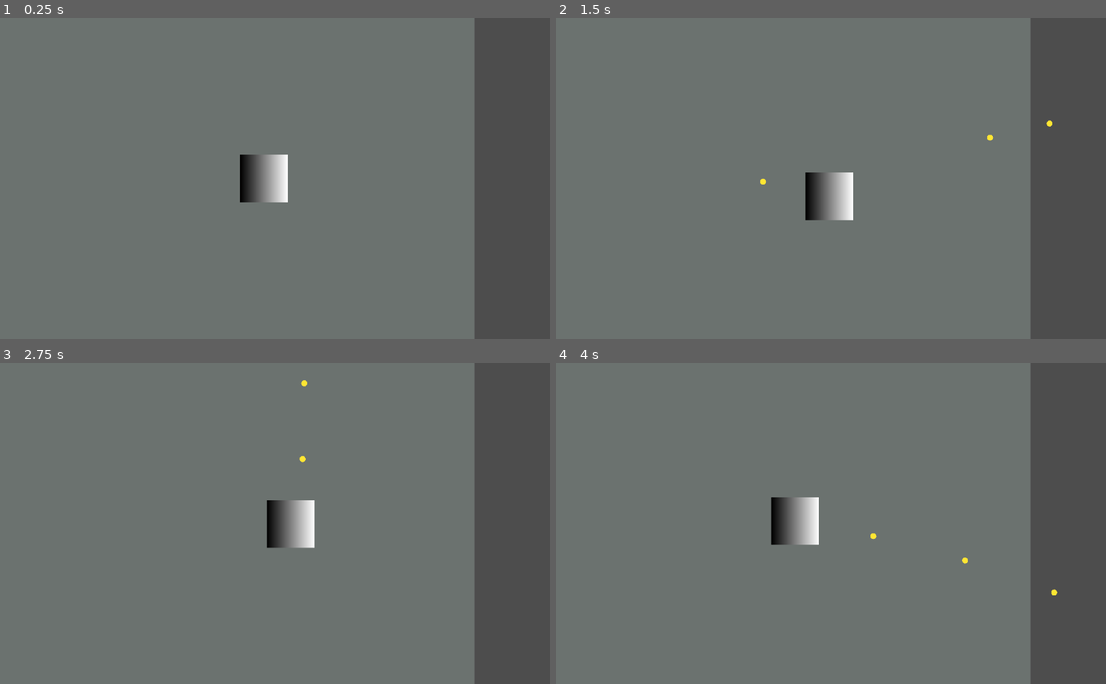
Above: before the commit, frames 1-4 (two rows, left to right).
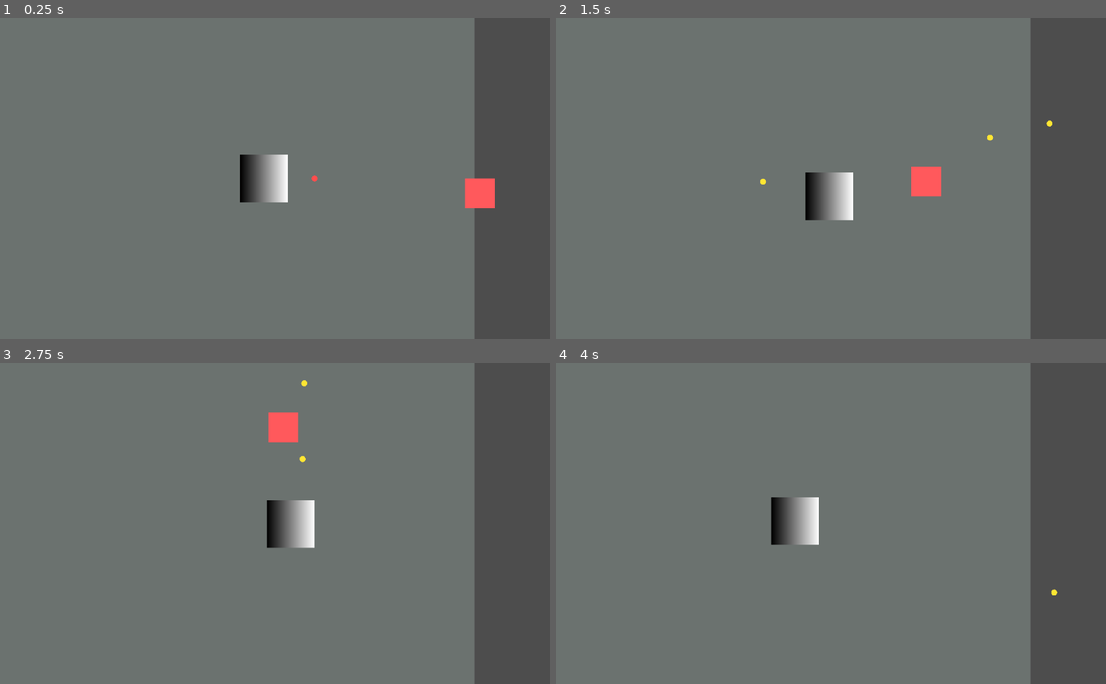
Above: after the commit, the same moments.

Repository: Kutsarskiy/oops-another-tramp
Game: Godot game, scene res://scenes/game.tscn
Two runs of this game, one before a commit and one after it. Both use one fixed random seed, a clock stepped at 60 frames per second and the inputs below.
Inputs (mouse positions are in pixels of both pictures, inside the frame that each line leads up to):
- Up to frame 1 (0.25 s): no input
- Up to frame 2 (1.5 s): move the mouse to (946, 162) at 0.52 s; press the mouse at (946, 162) at 0.53 s; hold Right (ui_right) 0.53-1.28 s; move the mouse to (704, 194) at 1.27 s; release the mouse at (704, 194) at 1.28 s; hold Down (ui_down) from 1.28 s (still down); click (704, 194) at 1.35 s
- Up to frame 3 (2.75 s): move the mouse to (319, 452) at 2.02 s; release Down (ui_down) at 2.03 s; press the mouse at (319, 452) at 2.03 s; hold Right (ui_right) from 2.03 s (still down)
- Up to frame 4 (4 s): move the mouse to (792, 587) at 2.77 s; release Right (ui_right) at 2.78 s; release the mouse at (792, 587) at 2.78 s; hold Up (ui_up) 2.78-3.53 s; click (792, 587) at 2.85 s; move the mouse to (990, 571) at 3.52 s; press the mouse at (990, 571) at 3.53 s; hold Left (ui_left) from 3.53 s (still down)

The runs differ from the first frame. In frame 1, 0.5% of the frame differs, in the area x 56-90%, y 48-60%; in frame 2, 0.5%; in frame 3, 0.5%; in frame 4, less than 0.1%.

Commit message:
Добавил стреляющих противников, урон и здоровье

Diff:
--- a/bullet.gd
+++ /dev/null
@@ -1,31 +0,0 @@
-extends Area2D
-
-@export var speed: float = 900.0
-@export var lifetime: float = 1.2
-@export var radius: float = 4.0
-@export var color: Color = Color(1, 0.9, 0.2)
-
-var direction: Vector2 = Vector2.RIGHT
-var _time_left: float
-
-func _ready() -> void:
-	_time_left = lifetime
-	body_entered.connect(_on_body_entered)
-	area_entered.connect(_on_area_entered)
-	queue_redraw()
-
-func _physics_process(delta: float) -> void:
-	global_position += direction * speed * delta
-
-	_time_left -= delta
-	if _time_left <= 0.0:
-		queue_free()
-
-func _draw() -> void:
-	draw_circle(Vector2.ZERO, radius, color)
-
-func _on_body_entered(_body: Node) -> void:
-	queue_free()
-
-func _on_area_entered(_area: Area2D) -> void:
-	queue_free()
--- /dev/null
+++ b/scenes/bullet.gd
@@ -0,0 +1,55 @@
+extends Area2D
+
+@export var speed: float = 900.0
+@export var lifetime: float = 1.2
+@export var radius: float = 4.0
+@export var color: Color = Color(1, 0.9, 0.2)
+
+@export var damage: int = 1
+@export var team: StringName = &"player" # "player" или "enemy"
+
+var direction: Vector2 = Vector2.RIGHT
+var _time_left: float
+
+func _ready() -> void:
+	_time_left = lifetime
+	body_entered.connect(_on_body_entered)
+	area_entered.connect(_on_area_entered)
+	queue_redraw()
+
+func _physics_process(delta: float) -> void:
+	global_position += direction * speed * delta
+
+	_time_left -= delta
+	if _time_left <= 0.0:
+		queue_free()
+
+func _draw() -> void:
+	draw_circle(Vector2.ZERO, radius, color)
+
+func _on_body_entered(body: Node) -> void:
+	# если вдруг столкнулось со "своими" — игнорим
+	if body.is_in_group(team):
+		return
+
+	if body.has_method("take_damage"):
+		body.call("take_damage", damage)
+
+	queue_free()
+
+func _on_area_entered(area: Area2D) -> void:
+	# обычно можно просто уничтожать при входе в чужие area
+	if area.is_in_group(team):
+		return
+	queue_free()
+
+func setup_bullet(is_enemy: bool) -> void:
+	if is_enemy:
+		team = &"enemy"
+		collision_mask = (1 << 0) | (1 << 1) # стены(1) + игрок(2)
+		color = Color(1, 0.3, 0.3)
+	else:
+		team = &"player"
+		collision_mask = (1 << 0) | (1 << 3) # стены(1) + враги(4)
+		color = Color(1, 0.9, 0.2)
+	queue_redraw()
--- a/scenes/bullet.tscn
+++ b/scenes/bullet.tscn
@@ -1,6 +1,6 @@
 [gd_scene load_steps=3 format=3 uid="uid://bk0atyhwksxmi"]
 
-[ext_resource type="Script" uid="uid://bdgl803b0l8ud" path="res://bullet.gd" id="1_v7oki"]
+[ext_resource type="Script" uid="uid://bdgl803b0l8ud" path="res://scenes/bullet.gd" id="1_v7oki"]
 
 [sub_resource type="CircleShape2D" id="CircleShape2D_rtl8c"]
 radius = 4.0
--- a/scenes/game.tscn
+++ b/scenes/game.tscn
@@ -1,7 +1,8 @@
-[gd_scene load_steps=6 format=3 uid="uid://r5mom464fe8l"]
+[gd_scene load_steps=7 format=3 uid="uid://r5mom464fe8l"]
 
 [ext_resource type="Script" uid="uid://cf1pjhdre8qxw" path="res://scenes/player.gd" id="1_uwrxv"]
 [ext_resource type="PackedScene" uid="uid://dc34qk1tb0qd4" path="res://scenes/wall.tscn" id="2_yqjtg"]
+[ext_resource type="PackedScene" uid="uid://dq3m3ar72vt3s" path="res://scenes/minion.tscn" id="3_lnu2h"]
 
 [sub_resource type="Gradient" id="Gradient_8cj0n"]
 
@@ -13,7 +14,7 @@
 
 [node name="Game" type="Node2D"]
 
-[node name="Player" type="CharacterBody2D" parent="."]
+[node name="Player" type="CharacterBody2D" parent="." groups=["player"]]
 collision_layer = 2
 script = ExtResource("1_uwrxv")
 
@@ -58,3 +59,6 @@
 offset_right = 1000.0
 offset_bottom = 1000.0
 color = Color(0.42133397, 0.44611454, 0.43636146, 1)
+
+[node name="Minion" parent="." instance=ExtResource("3_lnu2h")]
+position = Vector2(300, 0)
--- /dev/null
+++ b/scenes/minion.gd
@@ -0,0 +1,58 @@
+extends CharacterBody2D
+
+@export var move_speed: float = 120.0
+@export var fire_rate: float = 1.0        # выстрелов в секунду
+@export var keep_distance: float = 260.0  # держим дистанцию
+@export var max_hp: int = 3
+
+@onready var muzzle: Marker2D = $Muzzle
+
+var hp: int
+var _shoot_cd: float = 0.0
+var BulletScene = preload("res://scenes/bullet.tscn")
+var _player: Node2D
+
+func _ready() -> void:
+	hp = max_hp
+	add_to_group("enemy")
+	_player = get_tree().get_first_node_in_group("player") as Node2D
+
+func _physics_process(delta: float) -> void:
+	if not is_instance_valid(_player):
+		_player = get_tree().get_first_node_in_group("player") as Node2D
+		return
+
+	var to_player = _player.global_position - global_position
+	var dist = to_player.length()
+	var dir = to_player.normalized()
+
+	# Движение: приближаемся, пока далеко
+	var move_dir := Vector2.ZERO
+	if dist > keep_distance:
+		move_dir = dir
+
+	velocity = move_dir * move_speed
+	move_and_slide()
+
+	# Стрельба
+	_shoot_cd = max(_shoot_cd - delta, 0.0)
+	if _shoot_cd <= 0.0:
+		_shoot_cd = 1.0 / fire_rate
+		_shoot(dir)
+
+func _shoot(dir: Vector2) -> void:
+	var b = BulletScene.instantiate()
+	b.setup_bullet(true) # пуля врага (стены + игрок)
+
+	b.team = &"enemy"
+	b.color = Color(1, 0.3, 0.3)
+	b.direction = dir
+
+	# спавним чуть впереди, чтобы не пересекаться с коллизией
+	b.global_position = muzzle.global_position + dir * 20.0
+	get_parent().add_child(b)
+
+func take_damage(amount: int) -> void:
+	hp -= amount
+	if hp <= 0:
+		queue_free()
--- /dev/null
+++ b/scenes/minion.tscn
@@ -0,0 +1,19 @@
+[gd_scene load_steps=3 format=3 uid="uid://dq3m3ar72vt3s"]
+
+[ext_resource type="Script" uid="uid://de7p4fta0bpuy" path="res://scenes/minion.gd" id="1_7n1am"]
+
+[sub_resource type="CircleShape2D" id="CircleShape2D_ejxe8"]
+
+[node name="Minion" type="CharacterBody2D"]
+collision_layer = 8
+script = ExtResource("1_7n1am")
+
+[node name="CollisionShape2D" type="CollisionShape2D" parent="."]
+shape = SubResource("CircleShape2D_ejxe8")
+
+[node name="ColorRect" type="ColorRect" parent="."]
+offset_right = 40.0
+offset_bottom = 40.0
+color = Color(1, 0.34798533, 0.3614257, 1)
+
+[node name="Muzzle" type="Marker2D" parent="."]
--- a/scenes/player.gd
+++ b/scenes/player.gd
@@ -23,6 +23,8 @@
 
 func _shoot() -> void:
 	var b = BulletScene.instantiate()
+	b.setup_bullet(false) # пуля игрока (стены + враги)
+
 	b.global_position = muzzle.global_position
 
 	var v := get_global_mouse_position() - muzzle.global_position
@@ -33,3 +35,16 @@
 
 	# добавляем пулю на уровень, а не внутрь Player
 	get_parent().add_child(b)
+
+@export var max_hp: int = 5
+var hp: int
+
+func _ready() -> void:
+	hp = max_hp
+	add_to_group("player")
+
+func take_damage(amount: int) -> void:
+	hp -= amount
+	print("Player HP:", hp)
+	if hp <= 0:
+		get_tree().reload_current_scene()
Renamed: bullet.gd.uid -> scenes/bullet.gd.uid
Not shown, added: scenes/minion.gd.uid
